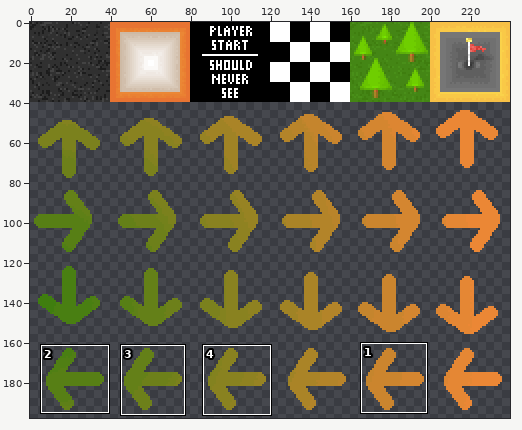
File history of a sprite sheet, images/track_all_sheet.png. The first picture is a wide view before the edit; the outline marks the close-up.
Close-up. Before:
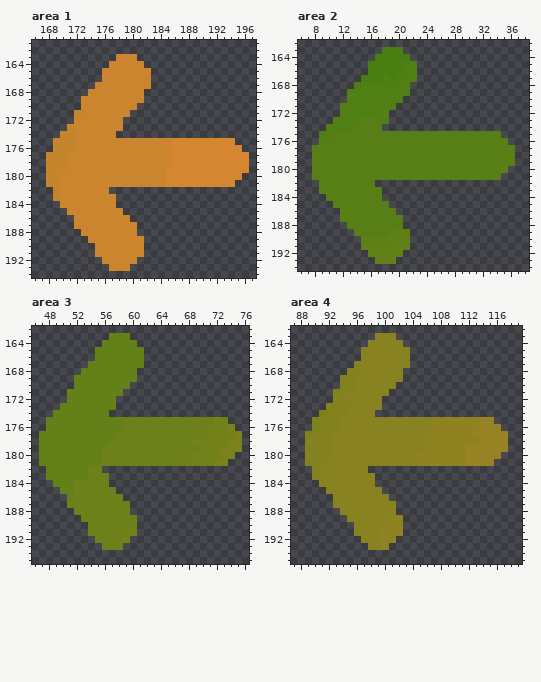
The file is 240x200 pixels. Colours within 5 levels of each other are drawn and written as one. Shown: area 1: x 166..197, y 161..194; area 2: x 6..38, y 162..194; area 3: x 46..76, y 162..195; area 4: x 87..119, y 162..195. The wide view leaves out empty margins. The commit also changed other parts of the picture, which this record leaves out.
Now the later version:
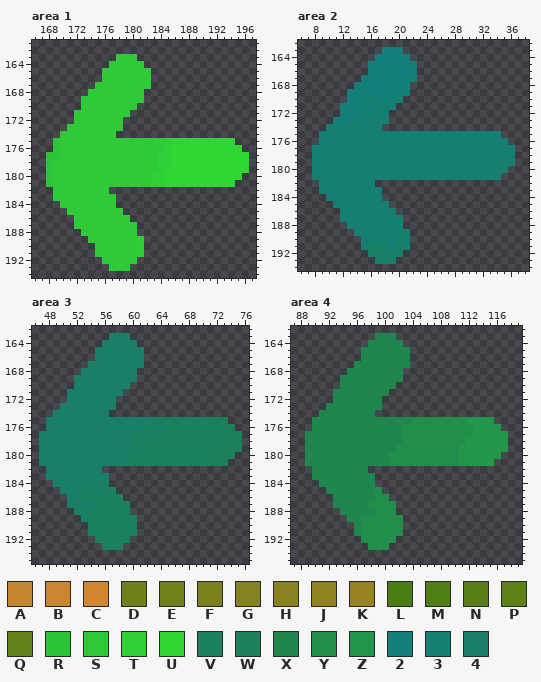
Palette (. is transparent): A #c5852d  B #cb852e  C #d48630  D #6d801a  E #73811b  F #7b811d  G #83821f  H #898220  J #8f8221  K #978323  L #497f12  M #507f14  N #577f15  P #5e8017  Q #648018  R #2cc439  S #2eca37  T #2fd035  U #30d633  V #1a8160  W #1c815a  X #1f864e  Y #218e4c  Z #23964a  2 #147f78  3 #157f72  4 #188067
Difference:
Changed rows in their new state; - is an unchanged pixel.
Area 1:
first column x 168:
163 ----------SSS----------------
164 ---------SSSSS---------------
165 --------SSSSSSS--------------
166 --------SSSSSSS--------------
167 -------SSSSSSSS--------------
168 ------SSSSSSSS---------------
169 -----SSSSSSSSS---------------
170 -----SSSSSSSS----------------
171 ----SSSSSSSS-----------------
172 ----SSSSSSS------------------
173 ---SSSSSSSS------------------
174 --SSSSSSSS-------------------
175 -RSSSSSSSSSSSSSSSTUUUUUUUUU--
176 -RSSSSSSSSSSSSSSSTUUUUUUUUUU-
177 RRSSSSSSSSSSSSSSTTUUUUUUUUUUU
178 RSSSSSSSSSSSSSSSTTUUUUUUUUUUU
179 RSSSSSSSSSSSSSSSTUUUUUUUUUUUU
180 RSSSSSSSSSSSSSSTTUUUUUUUUUUU-
181 RSSSSSSSSSSSSSSTTUUUUUUUUUU--
182 -SSSSSSSS--------------------
183 -SSSSSSSSS-------------------
184 --SSSSSSSS-------------------
185 ---SSSSSSSS------------------
186 ----SSSSSSSS-----------------
187 ----SSSSSSSSS----------------
188 -----SSSSSSSS----------------
189 ------SSSSSSST---------------
190 -------SSSSSST---------------
191 -------SSSSSST---------------
192 --------SSSSS----------------
193 ---------SSS-----------------
Area 2:
first column x 8:
163 ----------222----------------
164 ---------22222---------------
165 --------2222223--------------
166 --------2222222--------------
167 -------22232223--------------
168 ------22222222---------------
169 -----222222223---------------
170 -----22332223----------------
171 ----22222333-----------------
172 ----2223333------------------
173 ---22233333------------------
174 --33333333-------------------
175 -33333333333333333333333333--
176 -333333333333333333333333333-
177 33333333333333333333333333333
178 33333333333333333333333333333
179 33333333333333333333333333333
180 3333333333333333333333333333-
181 333333333333333333333333333--
182 -33333333--------------------
183 -333333333-------------------
184 --33333333-------------------
185 ---33333333------------------
186 ----33333333-----------------
187 ----333333333----------------
188 -----33333333----------------
189 ------33333333---------------
190 -------3333343---------------
191 -------3444343---------------
192 --------44444----------------
193 ---------444-----------------
Area 3:
first column x 47:
163 ----------444----------------
164 ---------44444---------------
165 --------4444444--------------
166 --------4444444--------------
167 -------44444444--------------
168 ------44444444---------------
169 -----444444444---------------
170 -----44444444----------------
171 ----44444444-----------------
172 ----4444444------------------
173 ---44444444------------------
174 --44444444-------------------
175 -444444444444444VVVVVVVVVVW--
176 -44444444444444VV4VVVVVVVVVW-
177 4444444444444VVV4VVVVVVVVVWWW
178 4444444444444VVVVVVVVVVVVVWWW
179 44444444444V4V4VVVVVVVVVWWWWW
180 4444444444444VVVVVVVVVVVVWWW-
181 444444444444VVVVVVVVVVVVWWW--
182 -44444444--------------------
183 -444444444-------------------
184 --4444444V-------------------
185 ---444VVV4V------------------
186 ----44VVVVVV-----------------
187 ----4444VVVVV----------------
188 -----V4VVVVVV----------------
189 ------4VVVVVVV---------------
190 -------VVVVVVV---------------
191 -------VVVVVVV---------------
192 --------VVVVV----------------
193 ---------VVV-----------------
Area 4:
first column x 89:
163 ----------XXX----------------
164 ---------XXXXX---------------
165 --------XXXXXXX--------------
166 --------XXXXXXX--------------
167 -------XXXXXXXX--------------
168 ------XXXXXXXX---------------
169 -----XXXXXXXXX---------------
170 -----XXXXXXXX----------------
171 ----XXXXXXXX-----------------
172 ----XXXXXXX------------------
173 ---XXXXXXXX------------------
174 --XXXXXXXX-------------------
175 -XXXXXXXXXXXXXXYYYYYYYYZZZZ--
176 -XXXXXXXXXXXXXYYYYYYYYYYZZZZ-
177 XXXXXXXXXXXXXXYYYYYYYYYYZZZZZ
178 XXXXXXXXXXXXXXYYYYYYYYYZZZZZZ
179 XXXXXXXXXXXXXYYYYYYYYYZZZZZZZ
180 XXXXXXXXXXXXYYYYYYYYYYZZZZZZ-
181 XXXXXXXXXXXXYYYYYYYYYYZZZZZ--
182 -XXXXXXXX--------------------
183 -XXXXXXXXX-------------------
184 --XXXXXXXX-------------------
185 ---XXXXXXXY------------------
186 ----XXXXXXYY-----------------
187 ----XXXXXYYYY----------------
188 -----XXXXXYYY----------------
189 ------XXYYYYYY---------------
190 -------XYYYYYY---------------
191 -------XYYYYYY---------------
192 --------YYYYY----------------
193 ---------YYY-----------------
Changed places in both close-ups, as pixel boxes (x1, y1, x2, y2):
changed: (46, 54, 249, 271)
changed: (312, 47, 515, 264)
changed: (39, 333, 242, 550)
changed: (305, 333, 508, 550)
